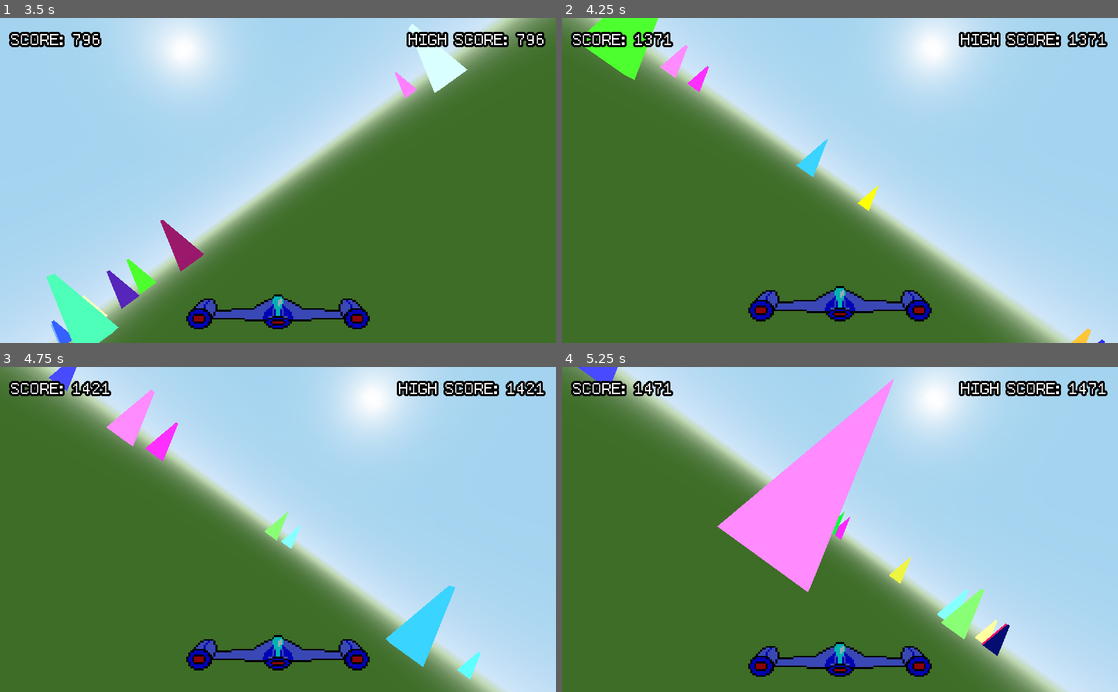
Above: before the commit, frames 1-4 (two rows, left to right).
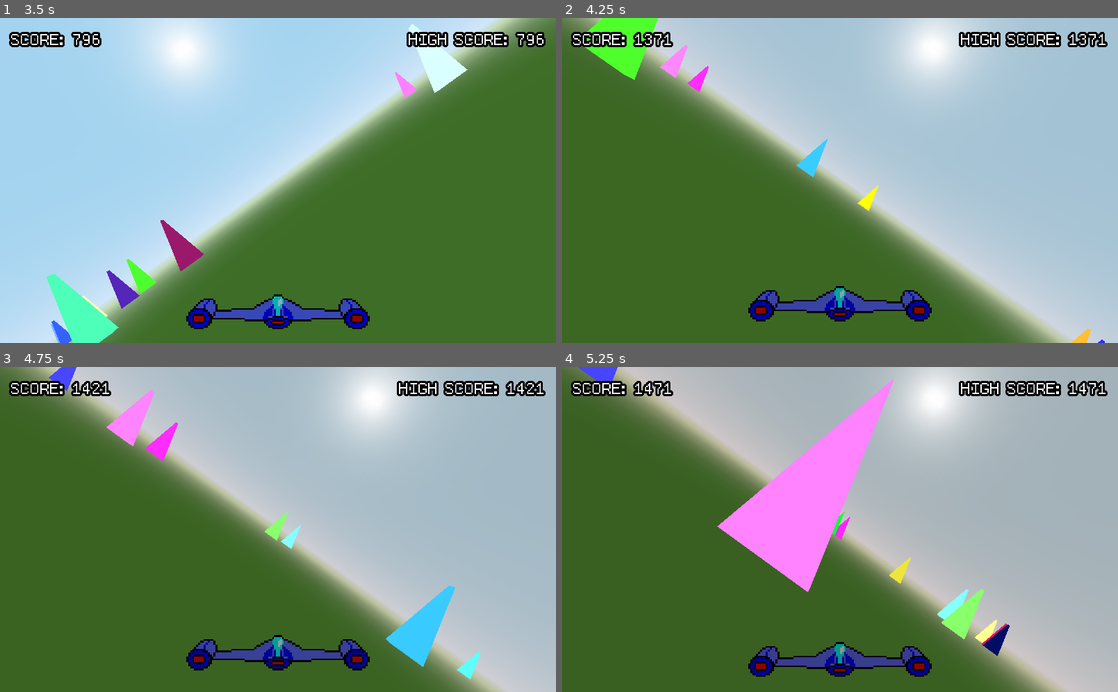
Above: after the commit, the same moments.

Repository: voxibit/godot-slalom
Game: Godot game, scene res://world_map.tscn
Same seed, same stepped clock (60 frames per second), same inputs: the game is played once before the commit and once after it.
Inputs:
- Up to frame 1 (3.5 s): tap Space (ui_select) at 0.5, 1.35, 1.52, 1.82, 2.85, 3.02, 3.32 s; hold Right (ui_right) 0.53-1.28 s; hold Space (ui_select) 0.53-1.28 s; hold Left (ui_left) 1.28-2.03 s; hold Space (ui_select) 2.03-2.78 s; hold Right (ui_right) from 2.03 s (still down)
- Up to frame 2 (4.25 s): release Right (ui_right) at 3.53 s; hold Left (ui_left) from 3.53 s (still down); hold Space (ui_select) from 3.53 s (still down)
- Up to frame 3 (4.75 s): keep holding Left (ui_left); release Space (ui_select) at 4.28 s; tap Space (ui_select) at 4.35, 4.52 s
- Up to frame 4 (5.25 s): keep holding Left (ui_left); tap Space (ui_select) at 4.82 s; hold Space (ui_select) from 5.03 s (still down)

Frame 1 is identical in both runs. In frame 2, 41% of the frame differs, in the area x 16-100%, y 0-100%; in frame 3, 47%, in the area x 9-100%, y 0-100%; in frame 4, 47%.

Commit message:
Made level transitions based off of points, not time

Diff:
--- a/game.gd
+++ b/game.gd
@@ -20,6 +20,7 @@
 const TILT_DECAY:float = 0.95
 # This acceleration assumes decay is applied twice (^2) as (T+a)*d^2=T when T==1
 const TILT_ACCELERATION:float = (1.0-pow(TILT_DECAY,2))/pow(TILT_DECAY,2)
+const POINTS_PER_SECOND:float = 100.0
 
 var sky_tween :Resource = preload("sky_tween.gd").new()
 
@@ -35,6 +36,7 @@
 	player_collision.connect("area_entered", self, "on_game_over")
 	points_collision.connect("area_entered", self, "on_points_collect")
 	obstacles.relative_speed=0
+	obstacles.set_game(self)
 	#reset()
 
 
@@ -51,7 +53,7 @@
 		elif Input.is_action_just_pressed("ui_cancel"):
 			obstacles.skip()
 
-		score += 100*delta
+		score += POINTS_PER_SECOND*delta
 		hud_score.set_text(str(int(score)))
 		if score > high_score:
 			high_score = score
--- a/levels/templates/basic.gd
+++ b/levels/templates/basic.gd
@@ -9,6 +9,7 @@
 
 var CONE_DENSITY :float = 1.1
 var LEVEL_DURATION :float = 5.0
+var LEVEL_POINTS :float = 500.0
 var LEVEL_FADE_OUT_TIME :float = 4.0
 
 var CONE_MOTION_PROB :float = 0
@@ -54,3 +55,9 @@
 					CONE_SCALE_Y0, CONE_SCALE_Y_RANDOM)
 
 	return cone
+
+func fade_in():
+	pass
+
+func fade_out():
+	pass
--- a/levels/templates/tunnel.gd
+++ b/levels/templates/tunnel.gd
@@ -9,6 +9,7 @@
 
 var CONES_PER_SECOND :float = 20.0
 var LEVEL_DURATION :float = 30.0
+var LEVEL_POINTS :float = 3000.0
 var LEVEL_FADE_OUT_TIME :float = 4.0
 
 var FUNNEL_IN_TIME :float = 3.0
@@ -29,6 +30,8 @@
 var _prev_path_x :float
 var _next_path_x :float
 var _path_duration :float
+
+var _fading_out :bool = false
 
 var left :bool # cone spawns on left of path, VS right
 var turn_left :bool # path takes a turn to the left, VS right
@@ -88,12 +91,8 @@
 		_next_step()
 
 	# get the path width (allows funneling in / out)
-	var width :float
-	if abs_t < FUNNEL_IN_TIME:
-		width = lerp(FUNNEL_WIDTH, TUNNEL_WIDTH, abs_t/FUNNEL_IN_TIME)
-	elif abs_t > LEVEL_DURATION - FUNNEL_OUT_TIME:
-		width = lerp(TUNNEL_WIDTH, FUNNEL_WIDTH, (abs_t-LEVEL_DURATION+FUNNEL_OUT_TIME)/FUNNEL_OUT_TIME)
-	else: width = TUNNEL_WIDTH
+	var width :float = get_width()
+
 
 	# Create a cone at max_spawn_z distance, and get central position of path
 	var cone = CONE_SCENE.instance()
@@ -120,3 +119,19 @@
 
 func setup():
 	pass
+
+func get_width() -> float:
+	if _fading_out:
+		return lerp(TUNNEL_WIDTH, FUNNEL_WIDTH, abs_t/FUNNEL_OUT_TIME)
+	elif abs_t < FUNNEL_IN_TIME:
+		return lerp(FUNNEL_WIDTH, TUNNEL_WIDTH, abs_t/FUNNEL_IN_TIME)
+	return TUNNEL_WIDTH
+
+func fade_in():
+	_fading_out = false
+	abs_t = 0
+
+
+func fade_out():
+	_fading_out = true
+	abs_t = 0
--- a/obstacles.gd
+++ b/obstacles.gd
@@ -10,6 +10,8 @@
 var direction :Vector3 = Vector3(0,0,1)
 
 var game_over :bool = false setget set_game_over, get_game_over
+var game :Spatial
+var score0 :float = 0.0
 var relative_speed :float = 1
 
 var levels :Array
@@ -26,9 +28,9 @@
 		var loaded_level = load("levels/level_%d.gd"%lvl).new()
 		loaded_level.setup()
 		levels.append(loaded_level)
-	translate(Vector3(10,0,0))
+	translate(Vector3(10,0,0)) #???
 
-func _process(delta):
+func _physics_process(delta):
 	if game_over: relative_speed *= pow(0.2,delta)
 	translate(direction*SPEED*delta*relative_speed)
 
@@ -40,35 +42,46 @@
 	curr_level = _get_level()
 
 	if not game_over:
-		t += delta
+		if _start_next_level_advance: t += delta
 		var spawn = curr_level.process(delta, get_translation().x, get_translation().z, 1.5*_SPAWN_DISTANCE_X, _SPAWN_DISTANCE_Z)
 		if spawn != null:
 			add_child(spawn)
 
+func set_game(game:Spatial):
+	self.game = game
 
 func _get_level():
 	var curr_level = levels[level_index]
 	var level = curr_level
 
-	# Switch to new level completely
-	if t > levels[level_index].LEVEL_DURATION and level_index < len(levels)-1:
-		t = 0
-		level_index += 1
-		level = levels[level_index]
-		_start_next_level_advance = false
-
-	# Fade out of current level
-	elif t > curr_level.LEVEL_DURATION - curr_level.LEVEL_FADE_OUT_TIME and level_index < len(levels)-1:
+	# Start transition to new level
+	if (game.score-score0) > curr_level.LEVEL_POINTS		and \
+						 t < curr_level.LEVEL_FADE_OUT_TIME	and \
+			   level_index < len(levels)-1:
 		if not _start_next_level_advance:
 			_start_next_level_advance = true
 			emit_signal("next_level", levels[level_index], levels[level_index+1], levels[level_index].LEVEL_FADE_OUT_TIME)
-
-		var fade_t = t - (curr_level.LEVEL_DURATION - curr_level.LEVEL_FADE_OUT_TIME)
+			levels[level_index].fade_out()
+			levels[level_index+1].fade_in()
+			t = 0
+		# Randomly pick prev or next level to spawn enemies from
+		var fade_t = t - curr_level.LEVEL_FADE_OUT_TIME
 		var _rand = randf()
 		if _rand < fade_t/curr_level.LEVEL_FADE_OUT_TIME:
 			level = levels[level_index + 1]
 		else:
 			level = curr_level
+
+	# Complete transition and completely switch to new level
+	elif (game.score-score0) > curr_level.LEVEL_POINTS			and \
+						 t >= curr_level.LEVEL_FADE_OUT_TIME	and \
+			   level_index < len(levels)-1:
+		_start_next_level_advance = false
+		t = 0
+		level_index += 1
+		level = levels[level_index]
+		score0 = game.score
+
 	if !level.is_loaded:
 		level.is_loaded = true
 		level.initialize(self)
@@ -98,6 +111,7 @@
 func reset():
 	game_over = false
 	t = 0
+	score0 = 0
 	level_index = 0
 	_start_next_level_advance = false
 	relative_speed = 1
Not shown, changed: .mono/metadata/ide_messaging_meta.txt
